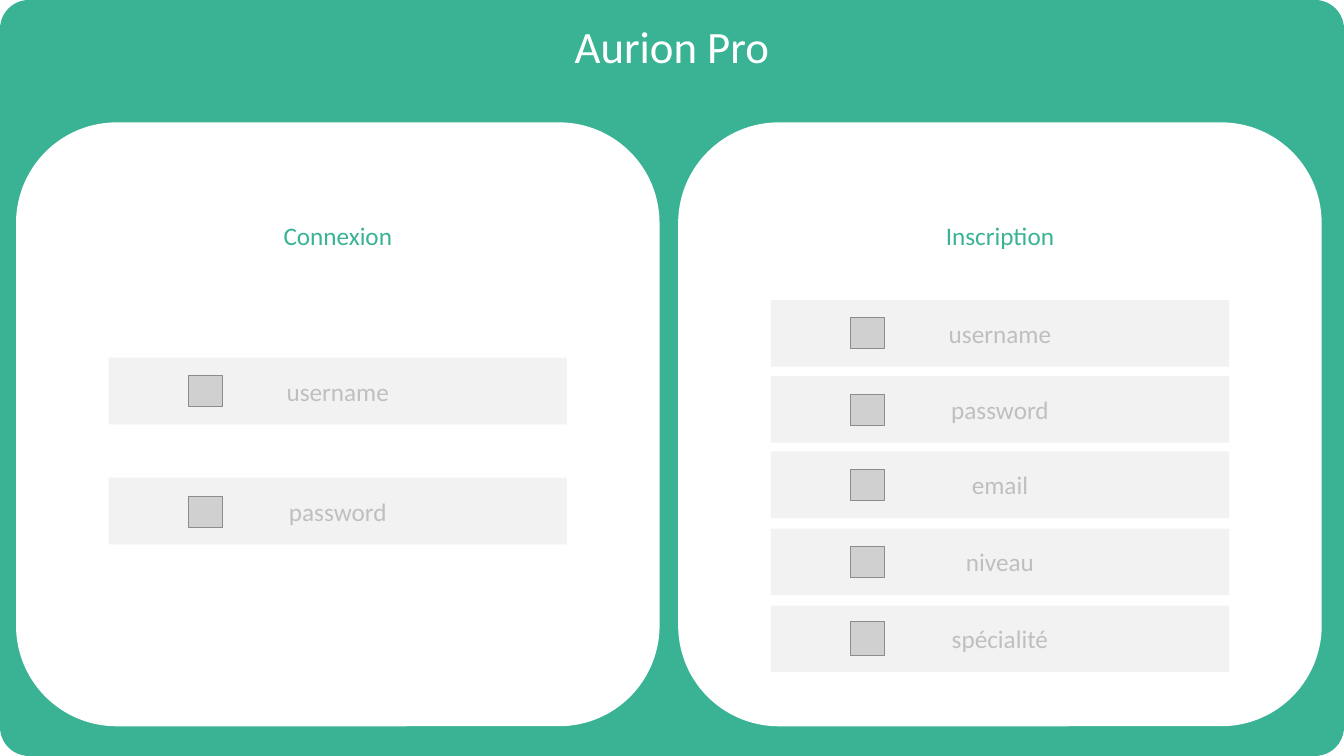
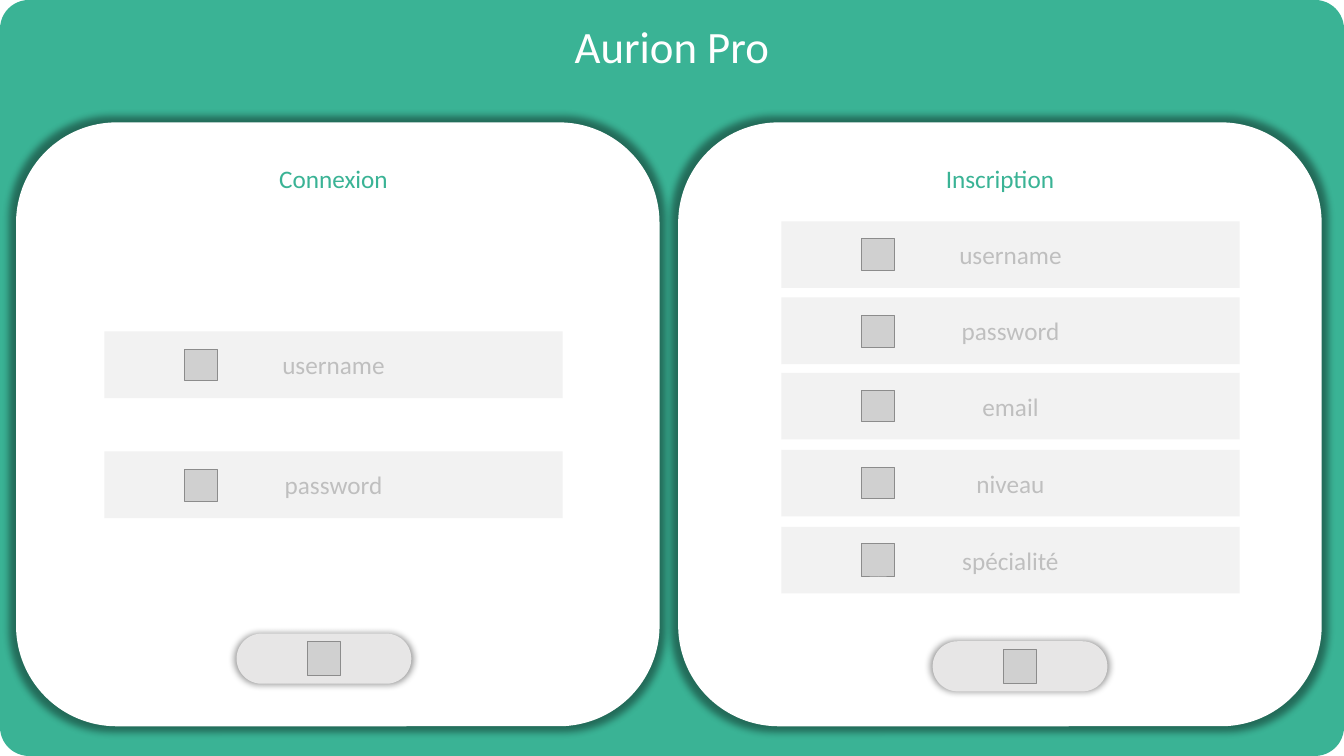
Before and after one commit to hugodemenez/isen-student-portal, a slide deck: slide 1 of powerpoint/Structure_Projet.pptx. Drawn at 1344x756 pixels with LibreOffice and Linux fonts; fonts in the diff are those of the drawing; grey boxes stand for pictures. Boxes give left, top, right and bottom in pixels: in the first picture for what was removed or moved away, otherwise in the second. Text is boxed around its words. In the diff, an @@ line names an element or a change of style, - is before the commit and + after.

Commit message:
changing design and adding buttons

```diff
--- a/powerpoint/Structure_Projet.pptx
+++ b/powerpoint/Structure_Projet.pptx
@@ rounded rectangle at (16, 122, 659, 726): shadow on @@
@@ rounded rectangle at (679, 122, 1322, 726): shadow on @@
@@ text "Connexion": place and size @@
-text "Connexion" at (284, 227, 392, 245)
+text "Connexion" at (279, 170, 387, 188)
@@ text "Inscription": place and size @@
-text "Inscription" at (946, 227, 1054, 249)
+text "Inscription" at (946, 170, 1054, 192)
@@ 2 pictures, 2 rectangles: place and size @@
-2 pictures, 2 rectangles at (109, 358, 568, 544)
+2 pictures, 2 rectangles at (104, 332, 563, 518)
@@ 5 pictures, 5 rectangles: place and size @@
-5 pictures, 5 rectangles at (771, 300, 1230, 673)
+5 pictures, 5 rectangles at (781, 222, 1240, 594)
@@ rounded rectangle added at (237, 634, 411, 685), fill #E7E6E6 @@
@@ picture added at (308, 642, 341, 676) @@
@@ rounded rectangle added at (933, 641, 1107, 692), fill #E7E6E6 @@
@@ picture added at (1003, 649, 1036, 683) @@
```
